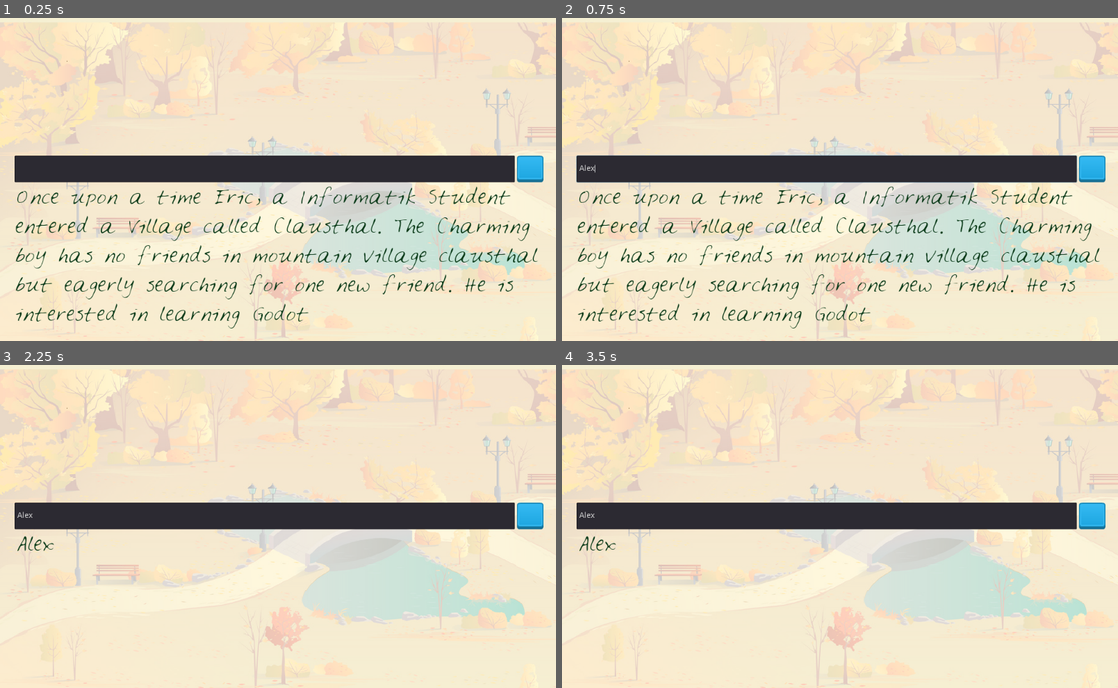
Above: before the commit, frames 1-4 (two rows, left to right).
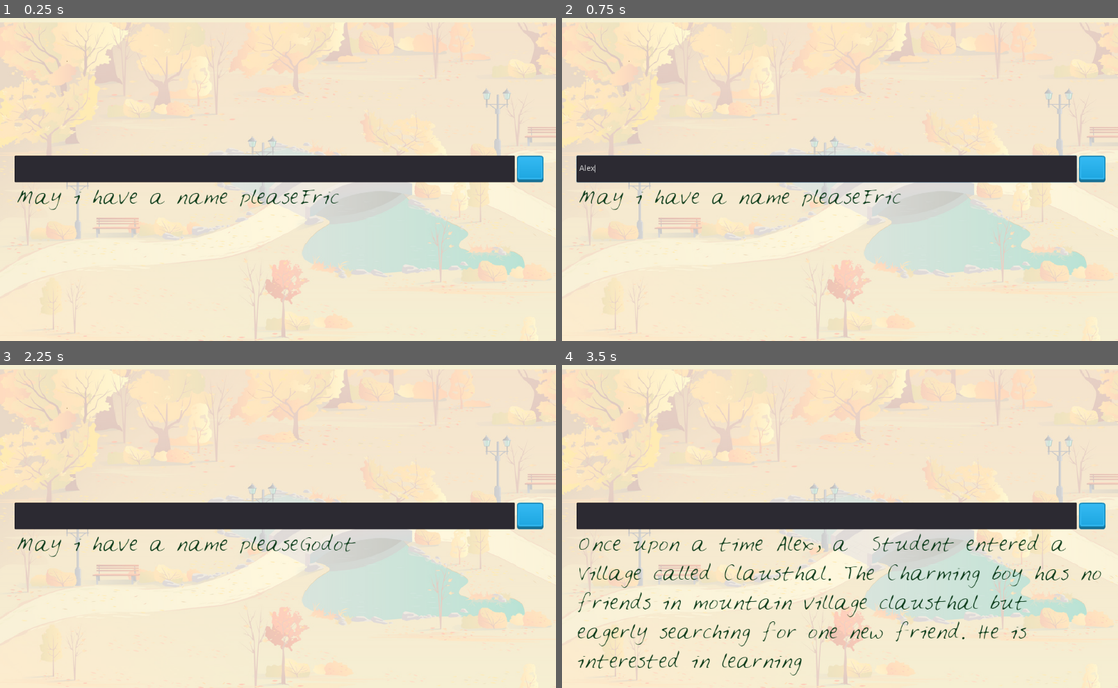
Above: after the commit, the same moments.

Repository: Gawasinspire/SeriousGame
Game: Godot game, scene res://LoonyLips.tscn
Same seed, same stepped clock (60 frames per second), same inputs: the game is played once before the commit and once after it.
Inputs (mouse positions are in pixels of both pictures, inside the frame that each line leads up to):
- Up to frame 1 (0.25 s): no input
- Up to frame 2 (0.75 s): click (828, 169) at 0.52 s; type "Alex" at 0.6 s
- Up to frame 3 (2.25 s): click (528, 516) at 1.25 s; click (528, 516) at 2 s
- Up to frame 4 (3.5 s): click (1090, 516) at 2.75 s

The runs differ from the first frame. In frame 1, 4.7% of the frame differs, in the area x 2-97%, y 52-97%; in frame 2, 4.7%; in frame 3, 0.7%; in frame 4, 4.0%.

Commit message:
story telling layout without background change

Diff:
--- a/newgame_trail/Control.gd
+++ b/newgame_trail/Control.gd
@@ -1,10 +1,13 @@
 extends Control
+var player_words = []
+var story = "Once upon a time %s, a %s Student entered a Village called Clausthal. The Charming boy has no friends in mountain village clausthal but eagerly searching for one new friend. He is interested in learning %s"
+var prompt = ["Eric","Informatik","Godot"]
+
+onready var PlayerText = $VBoxContainer/HBoxContainer/PlayerText
+onready var DisplayText = $VBoxContainer/DisplayText
 
 func _ready():
-	var prompt = ["Eric","Informatik","Godot"]
-	var story = "Once upon a time %s, a %s Student entered a Village called Clausthal. The Charming boy has no friends in mountain village clausthal but eagerly searching for one new friend. He is interested in learning %s"
-	print(story % prompt)
-	$VBoxContainer/DisplayText.text = story % prompt
+	check_player_words_length()
 
 
 func _on_PlayerText_text_entered(new_text):
@@ -12,12 +15,32 @@
 
 
 
-func update_DisplayText(new_text):
-	$VBoxContainer/DisplayText.text = new_text
+
+func _on_TextureButton_pressed():
+	add_to_player_words()
+	check_player_words_length()
 
 
 
+func add_to_player_words():
+	player_words.append(PlayerText.text)
+	PlayerText.clear()
+	check_player_words_length()
 
-func _on_TextureButton_pressed():
-	var words = $VBoxContainer/HBoxContainer/PlayerText.text
-	update_DisplayText(words)
+
+
+func is_story_done():
+	return player_words.size() == prompt.size()
+
+
+func check_player_words_length():
+	if is_story_done():
+		tell_story()
+	else:
+		prompt_player()
+
+func tell_story():
+	DisplayText.text = story % player_words
+
+func prompt_player():
+	DisplayText.text = "May i have a name please" + prompt[player_words.size()]
--- a/newgame_trail/project.godot
+++ b/newgame_trail/project.godot
@@ -19,10 +19,6 @@
 run/main_scene="res://LoonyLips.tscn"
 config/icon="res://icon.png"
 
-[display]
-
-window/size/borderless=true
-
 [rendering]
 
 quality/driver/driver_name="GLES2"
